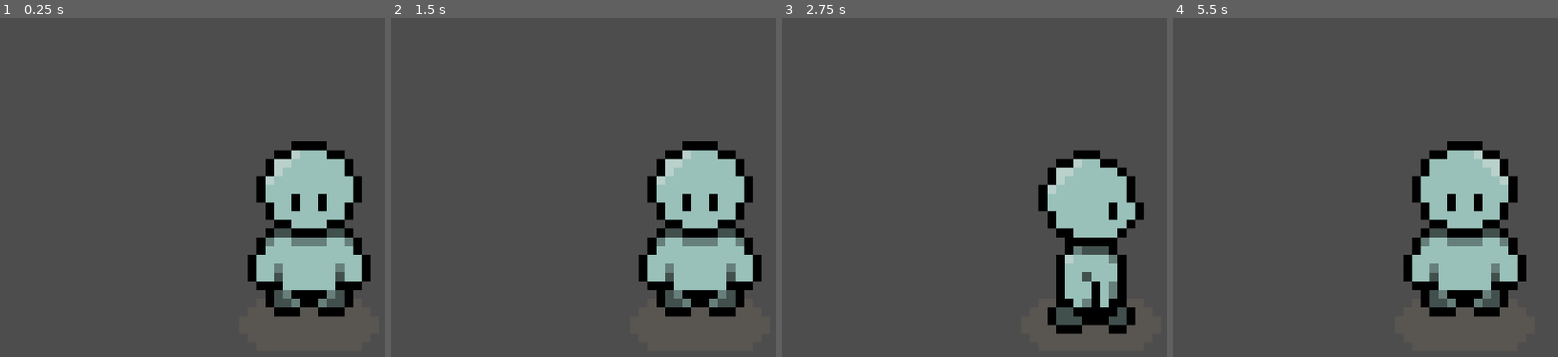
Above: before the commit, frames 1-4 (left to right).
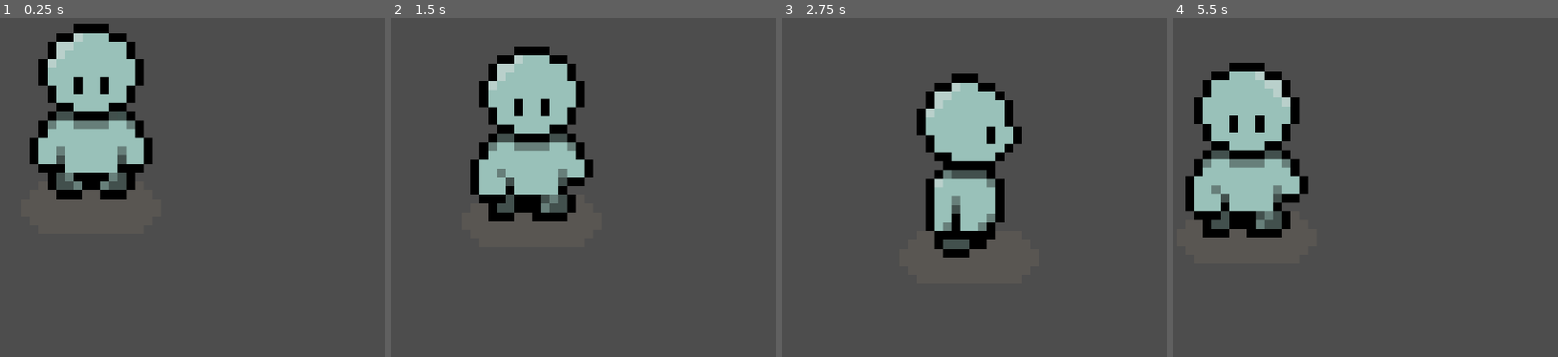
Above: after the commit, the same moments.

Repository: knguyen-hub/28-Percent-Game-Jam
Game: Godot game, scene res://test_walking_scene.tscn
Two runs of this game, one before a commit and one after it. Both use one fixed random seed, a clock stepped at 60 frames per second and the inputs below.
Inputs:
- Up to frame 1 (0.25 s): no input
- Up to frame 2 (1.5 s): tap Enter at 0.5 s; hold Right (ui_right) 0.53-1.28 s; hold Down (ui_down) from 1.28 s (still down)
- Up to frame 3 (2.75 s): release Down (ui_down) at 2.03 s; hold Right (ui_right) from 2.03 s (still down)
- Up to frame 4 (5.5 s): release Right (ui_right) at 2.78 s; hold Up (ui_up) 2.78-3.53 s; hold Left (ui_left) 3.53-5.03 s; hold Down (ui_down) from 5.03 s (still down)

The runs differ from the first frame. In frame 1, 23% of the frame differs, in the area x 7-97%, y 1-89%; in frame 2, 23%; in frame 3, 19%; in frame 4, 23%, in the area x 3-92%, y 13-89%.

Commit message:
added movement and animation for up

Diff:
--- a/Character.gd
+++ b/Character.gd
@@ -1,6 +1,7 @@
 extends CharacterBody2D
 
 @onready var _animated_sprite = $TestCharacterSprite
+var speed = 100
 # Called when the node enters the scene tree for the first time.
 func _ready():
 	pass
@@ -11,16 +12,28 @@
 	#_animated_sprite.play("run")
 	if Input.is_action_pressed("ui_down"):
 		_animated_sprite.play("down")
-
+		velocity.y = speed
+		velocity.x = 0
+	elif Input.is_action_pressed("ui_up"):
+		_animated_sprite.play("up")
+		velocity.y = - speed
+		velocity.x = 0
 	elif Input.is_action_pressed("ui_right"):
 		_animated_sprite.play("sideways")
 		_animated_sprite.flip_h = false
-
+		velocity.x = speed
+		velocity.y = 0
 	elif Input.is_action_pressed("ui_left"):
 		_animated_sprite.play("sideways")
 		_animated_sprite.flip_h = true
+		velocity.x = - speed
+		velocity.y = 0
 	else:
+		velocity.x = 0
+		velocity.y = 0
 		_animated_sprite.play("idle")
+
+	move_and_slide()
 #hellooo :))
 
 #PLEASE WORK t-t
--- a/test_walking_scene.tscn
+++ b/test_walking_scene.tscn
@@ -9,6 +9,10 @@
 [ext_resource type="Texture2D" uid="uid://3lgdquv38wq" path="res://test_walking_sideways/sideways_walking_combined_0002.png" id="6_lhlid"]
 [ext_resource type="Texture2D" uid="uid://bjxo2snk8j8ml" path="res://test_walking_sideways/sideways_walking_combined_0003.png" id="7_mkcd4"]
 [ext_resource type="Texture2D" uid="uid://byprf8fovkhor" path="res://test_walking_sideways/sideways_walking_combined_0004.png" id="8_mxdc4"]
+[ext_resource type="Texture2D" uid="uid://chfc3w6q7h0qr" path="res://walking_up_frames/walking_up_0001.png" id="10_fy6ps"]
+[ext_resource type="Texture2D" uid="uid://dew3ifpl0dc4u" path="res://walking_up_frames/walking_up_0002.png" id="11_ge3qt"]
+[ext_resource type="Texture2D" uid="uid://bxkkwbmn540u5" path="res://walking_up_frames/walking_up_0003.png" id="12_ihmun"]
+[ext_resource type="Texture2D" uid="uid://bnh5h2abx7ry0" path="res://walking_up_frames/walking_up_0004.png" id="13_6kvep"]
 
 [sub_resource type="SpriteFrames" id="SpriteFrames_yp0et"]
 animations = [{
@@ -27,7 +31,7 @@
 }],
 "loop": true,
 "name": &"down",
-"speed": 5.0
+"speed": 7.0
 }, {
 "frames": [{
 "duration": 1.0,
@@ -35,7 +39,7 @@
 }],
 "loop": true,
 "name": &"idle",
-"speed": 5.0
+"speed": 7.0
 }, {
 "frames": [{
 "duration": 1.0,
@@ -52,7 +56,24 @@
 }],
 "loop": true,
 "name": &"sideways",
-"speed": 5.0
+"speed": 7.0
+}, {
+"frames": [{
+"duration": 1.0,
+"texture": ExtResource("10_fy6ps")
+}, {
+"duration": 1.0,
+"texture": ExtResource("11_ge3qt")
+}, {
+"duration": 1.0,
+"texture": ExtResource("12_ihmun")
+}, {
+"duration": 1.0,
+"texture": ExtResource("13_6kvep")
+}],
+"loop": true,
+"name": &"up",
+"speed": 7.0
 }]
 
 [sub_resource type="RectangleShape2D" id="RectangleShape2D_f8suf"]
@@ -61,7 +82,7 @@
 [node name="Node2D" type="Node2D"]
 
 [node name="Character" type="CharacterBody2D" parent="."]
-position = Vector2(334, 315)
+position = Vector2(5, 138)
 script = ExtResource("1_yvj01")
 metadata/_edit_group_ = true
 
@@ -69,7 +90,7 @@
 position = Vector2(119.5, 121.5)
 scale = Vector2(13.2031, 13.2031)
 sprite_frames = SubResource("SpriteFrames_yp0et")
-animation = &"idle"
+animation = &"up"
 metadata/_edit_group_ = true
 
 [node name="CollisionShape2D" type="CollisionShape2D" parent="Character"]
Not shown: 1 places in test_walking_scene.tscn that only renumber resources
Binary file added: walking_up_frames/walking_up_0001.png
Not shown, added: walking_up_frames/walking_up_0001.png.import
Binary file added: walking_up_frames/walking_up_0002.png
Not shown, added: walking_up_frames/walking_up_0002.png.import
Binary file added: walking_up_frames/walking_up_0003.png
Not shown, added: walking_up_frames/walking_up_0003.png.import
Binary file added: walking_up_frames/walking_up_0004.png
Not shown, added: walking_up_frames/walking_up_0004.png.import
